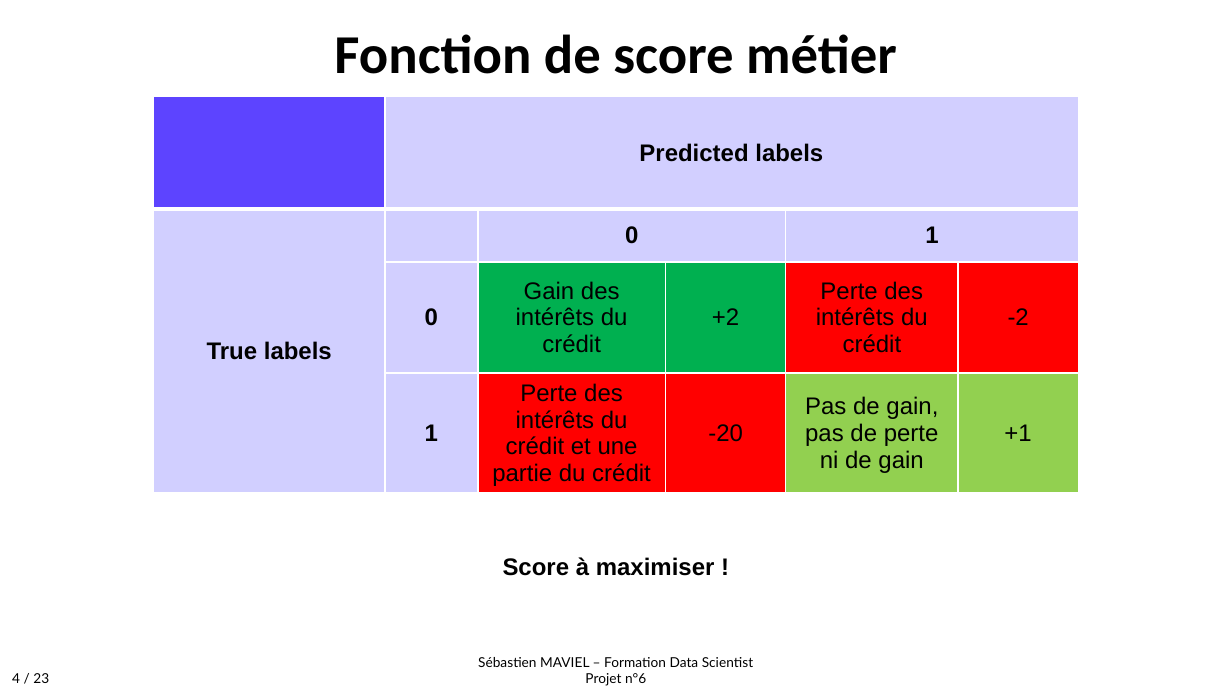
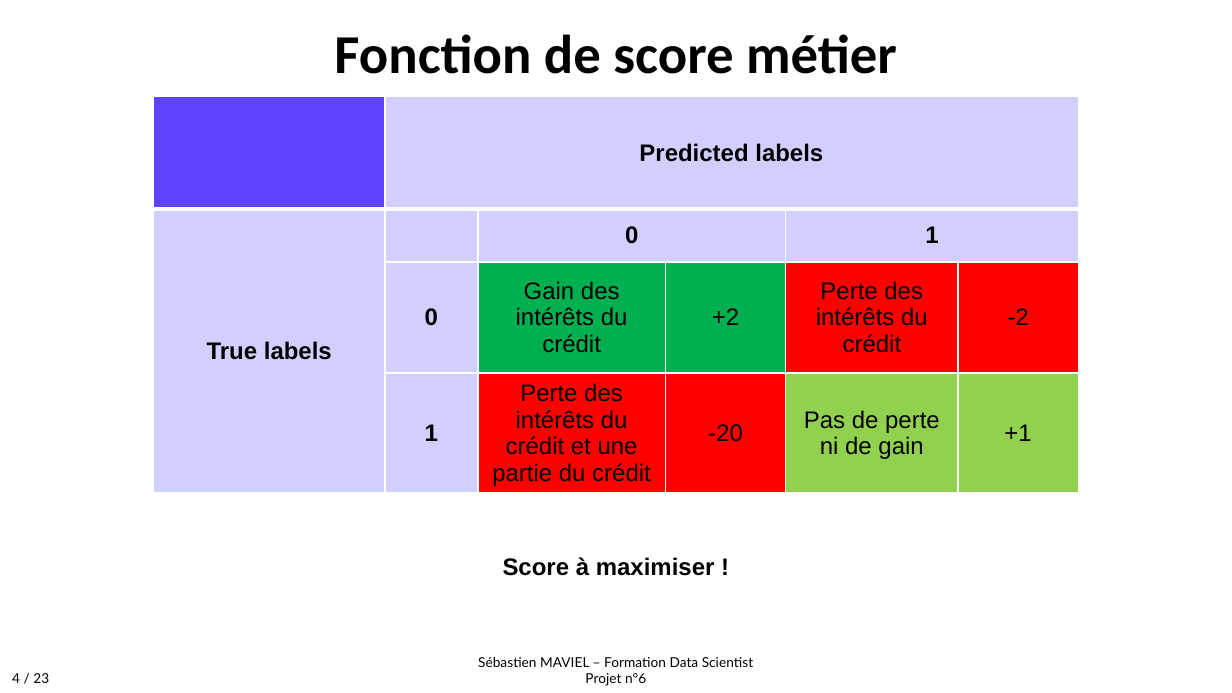
Before and after one commit to MavielS/modele-de-scoring-bancaire, a slide deck: slide 4 of Projet_7.pptx. Drawn at 1232x693 pixels with LibreOffice and Linux fonts; fonts in the diff are those of the drawing; background and template pictures are left out. Boxes give left, top, right and bottom in pixels: in the first picture for what was removed or moved away, otherwise in the second. Text is boxed around its words. In the diff, an @@ line names an element or a change of style, - is before the commit and + after.

```diff
--- a/Projet_7.pptx
+++ b/Projet_7.pptx
@@ table at (x1=154, y1=96, x2=1079, y2=500) @@
-row 4, column 5: Pas de gain, pas de perte ni de gain
+row 4, column 5: Pas de perte ni de gain
```
Also in this commit, not shown: 2 other files.
